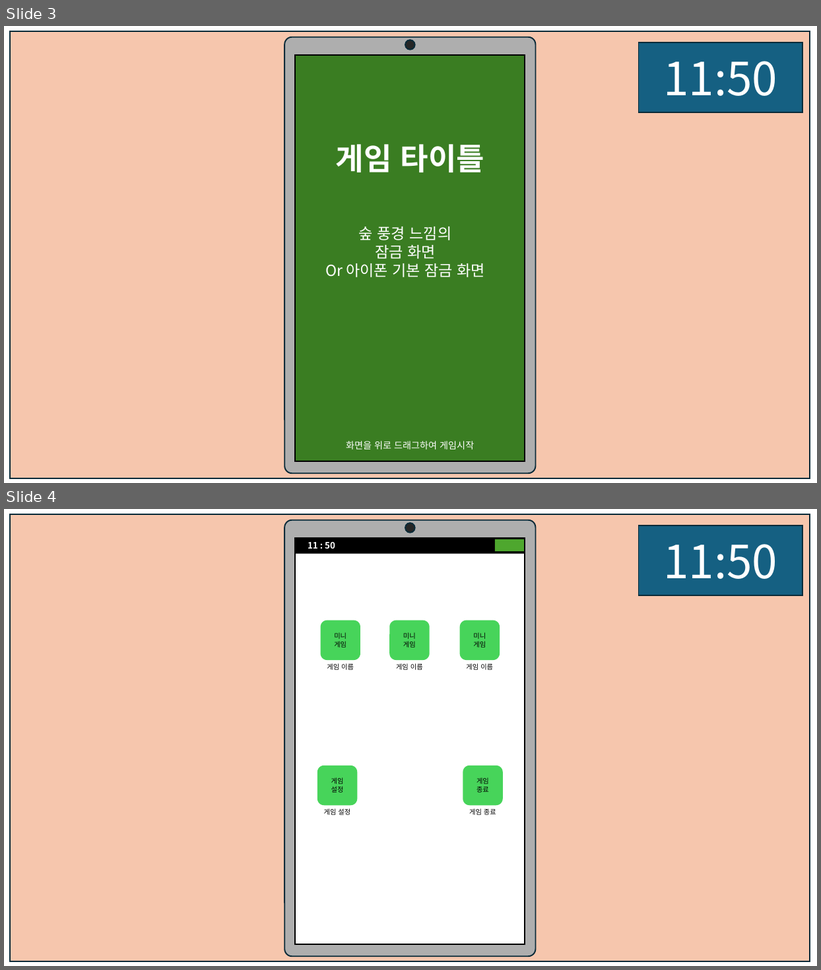
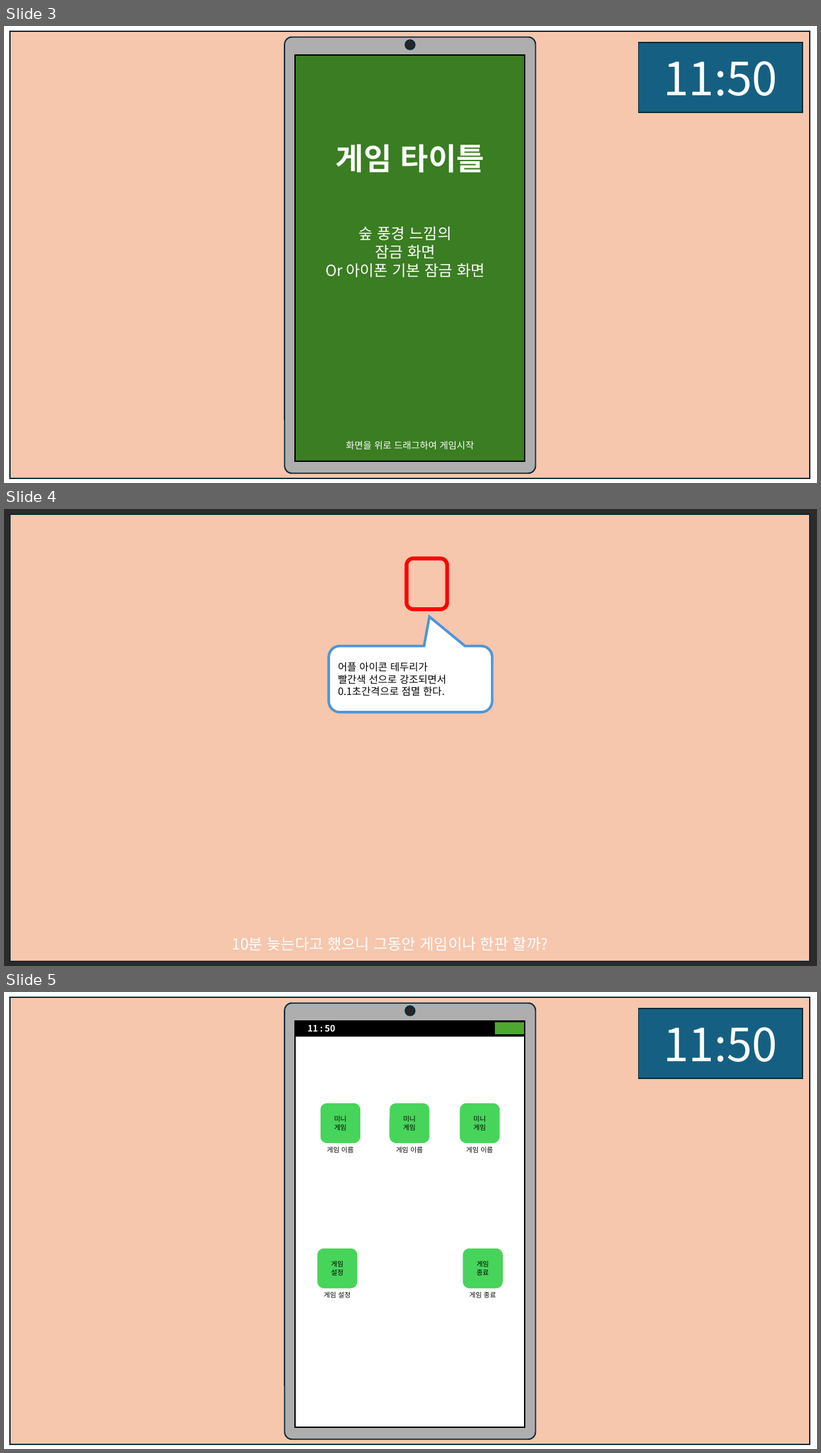
Before and after one commit to weariness00/Mandle_10Minute_Game, a slide deck: document/UI.pptx. Shown one above the other, each under a label of ours: slides 3 and 4 before the commit, slides 3, 4 and 5 after it. The pictures are 821x970 and 821x1453 pixels, drawn with LibreOffice and Linux fonts; fonts in the diff are those of the drawing; background and template pictures are left out; a plain dark background stands for a picture behind light text. Boxes give left, top, right and bottom in pixels: in the first picture for what was removed or moved away, otherwise in the second. Text is boxed around its words. In the diff, an @@ line names an element or a change of style, - is before the commit and + after.

```diff
--- a/document/UI.pptx
+++ b/document/UI.pptx
@@ slide 4 added at (x1=4, y1=509, x2=817, y2=966), background picture (left out) @@
@@ rectangle added at (x1=10, y1=514, x2=810, y2=962), fill #F6C6AD, outline #092A39 1.5 pt @@
@@ rounded rectangle added at (x1=407, y1=559, x2=448, y2=609), outline #FF0000 4.5 pt @@
@@ rounded speech box added at (x1=329, y1=646, x2=492, y2=713), fill #FFFFFF, outline #4E95D9 3 pt, 12 pt, text #000000 @@
+어플 아이콘 테두리가
+빨간색 선으로 강조되면서
+0.1초간격으로 점멸 한다.
@@ text added at (x1=232, y1=937, x2=548, y2=951), 18 pt, text #FFFFFF @@
+10분 늦는다고 했으니 그동안 게임이나 한판 할까?
@@ what was slide 4 is now slide 5 @@
```
Also in this commit, not shown: 4 other slides added, 2 other files.
